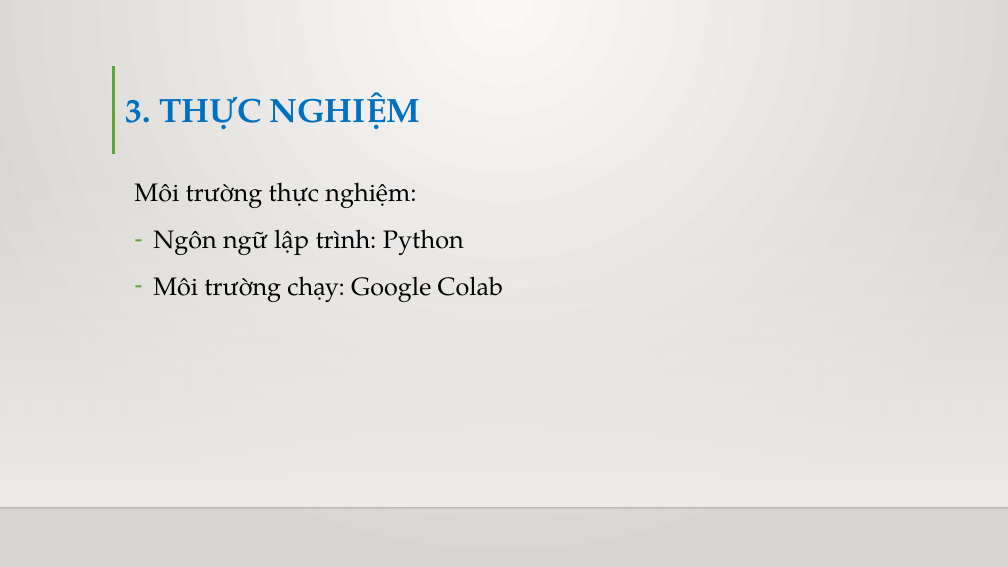
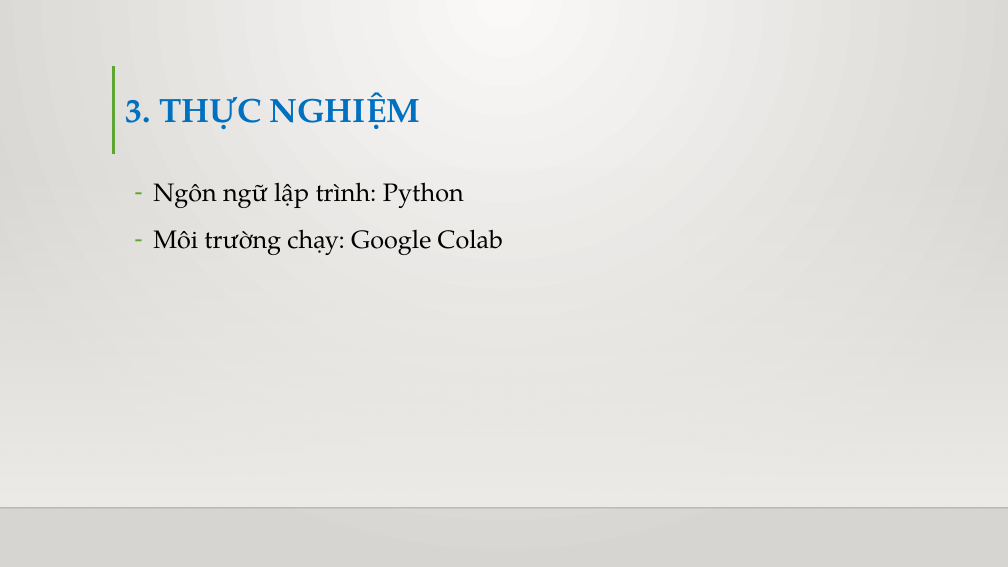
Before and after one commit to truyenda20ttb/cn-da20ttb-lethanhtruyen-lstm-python, a slide deck: slide 29 of thesis/abs/BÁO CÁO ĐỒ ÁN CHUYÊN NGÀNH.pptx. Drawn at 1008x567 pixels with LibreOffice and Linux fonts; fonts in the diff are those of the drawing; background and template pictures are left out. Boxes give left, top, right and bottom in pixels: in the first picture for what was removed or moved away, otherwise in the second. Text is boxed around its words. In the diff, an @@ line names an element or a change of style, - is before the commit and + after.

```diff
--- a/thesis/abs/BÁO CÁO ĐỒ ÁN CHUYÊN NGÀNH.pptx
+++ b/thesis/abs/BÁO CÁO ĐỒ ÁN CHUYÊN NGÀNH.pptx
@@ text at <box>134,182,416,208</box>: paragraph removed @@
-Môi trường thực nghiệm:
```
Also in this commit, not shown: 16 other slides changed, 2 slides added, 2 slides removed.
